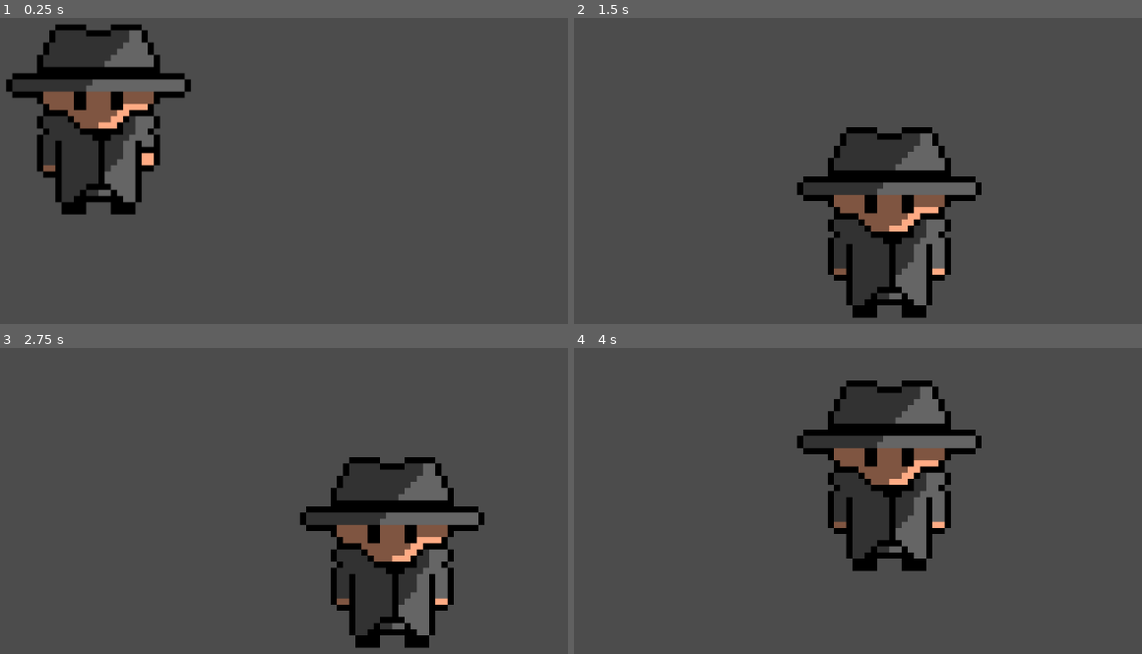
Above: before the commit, frames 1-4 (two rows, left to right).
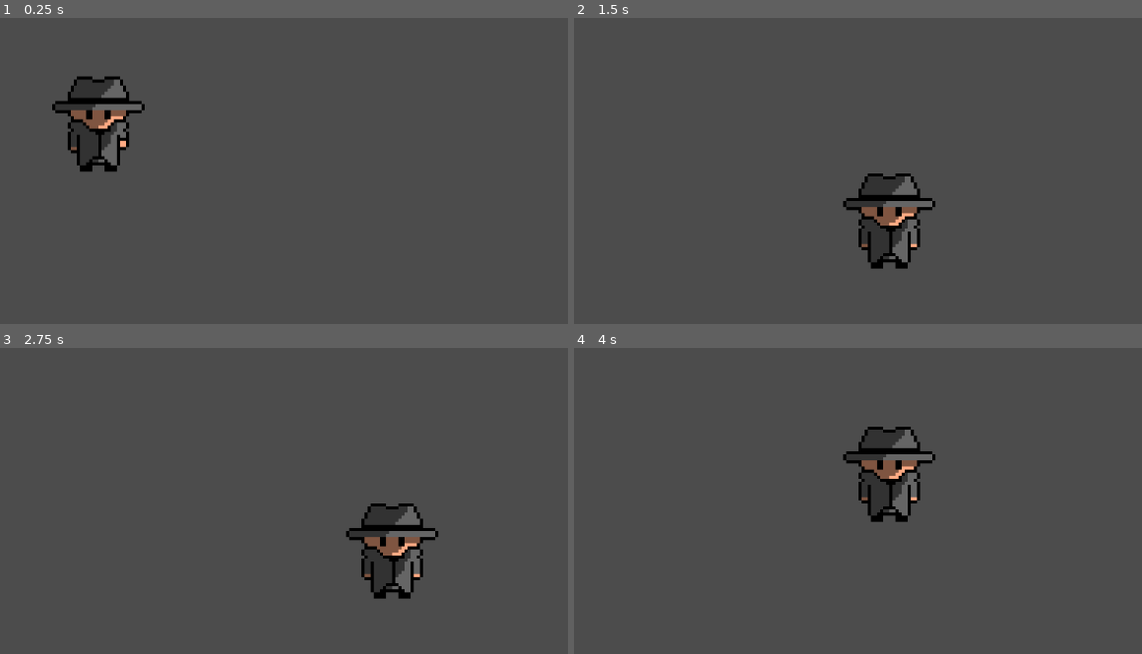
Above: after the commit, the same moments.

Repository: tyb3n/Guards_and_godot
Game: Godot game, scene res://TurnQueue.tscn
Same seed, same stepped clock (60 frames per second), same inputs: the game is played once before the commit and once after it.
Inputs:
- Up to frame 1 (0.25 s): no input
- Up to frame 2 (1.5 s): tap Enter at 0.5 s; hold Right (ui_right) 0.53-1.28 s; tap Space at 1.25 s; hold Down (ui_down) from 1.28 s (still down)
- Up to frame 3 (2.75 s): tap Enter at 2 s; release Down (ui_down) at 2.03 s; hold Right (ui_right) from 2.03 s (still down)
- Up to frame 4 (4 s): tap Space at 2.75 s; release Right (ui_right) at 2.78 s; hold Up (ui_up) 2.78-3.53 s; tap Enter at 3.5 s; hold Left (ui_left) from 3.53 s (still down)

The runs differ from the first frame. In frame 1, 11% of the frame differs, in the area x 1-34%, y 1-65%; in frame 2, 11%; in frame 3, 11%, in the area x 52-86%, y 35-99%; in frame 4, 11%.

Commit message:
change player spritesheet, rescale actor

Diff:
--- a/guards-and-godot/Actor.tscn
+++ b/guards-and-godot/Actor.tscn
@@ -1,7 +1,7 @@
 [gd_scene load_steps=7 format=2]
 
 [ext_resource path="res://Actor.gd" type="Script" id=1]
-[ext_resource path="res://sprites/frontanim.png" type="Texture" id=2]
+[ext_resource path="res://sprites/playersheet.png" type="Texture" id=2]
 
 [sub_resource type="Animation" id=1]
 resource_name = "Move"
@@ -29,7 +29,19 @@
 "times": PoolRealArray( 0, 0.05, 0.1, 0.15, 0.2 ),
 "transitions": PoolRealArray( 1, 1, 1, 1, 1 ),
 "update": 1,
-"values": [ 0, 2, 0, 3, 0 ]
+"values": [ 0, 5, 0, 4, 0 ]
+}
+tracks/2/type = "value"
+tracks/2/path = NodePath("icon:offset")
+tracks/2/interp = 1
+tracks/2/loop_wrap = true
+tracks/2/imported = false
+tracks/2/enabled = true
+tracks/2/keys = {
+"times": PoolRealArray( 0.05, 0.1, 0.15, 0.2 ),
+"transitions": PoolRealArray( 1, 1, 1, 1 ),
+"update": 0,
+"values": [ Vector2( -8, 0 ), Vector2( 0, 0 ), Vector2( 8, 0 ), Vector2( 0, 0 ) ]
 }
 
 [sub_resource type="Animation" id=2]
@@ -85,8 +97,8 @@
 
 [node name="icon" type="Sprite" parent="."]
 texture = ExtResource( 2 )
-vframes = 2
-hframes = 2
+vframes = 4
+hframes = 4
 frame = 1
 
 [node name="AnimationPlayer" type="AnimationPlayer" parent="."]
--- a/guards-and-godot/TurnQueue.tscn
+++ b/guards-and-godot/TurnQueue.tscn
@@ -9,3 +9,4 @@
 
 [node name="Actor" parent="." instance=ExtResource( 2 )]
 position = Vector2( -181.898, -26.4533 )
+scale = Vector2( 0.25, 0.25 )
Binary file changed: guards-and-godot/sprites/playersheet.png
